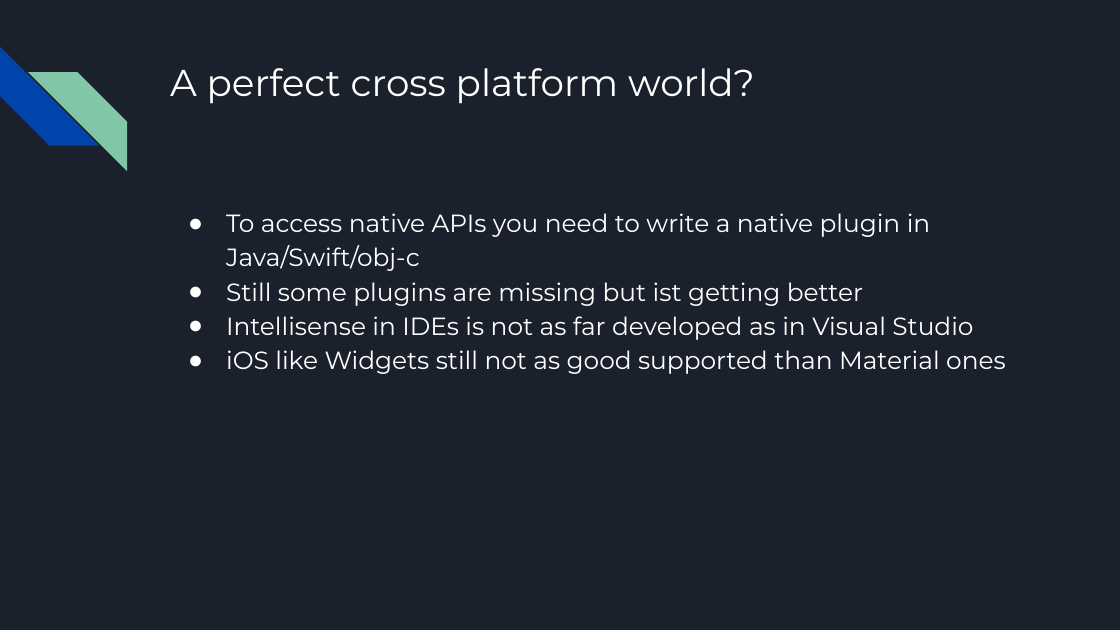
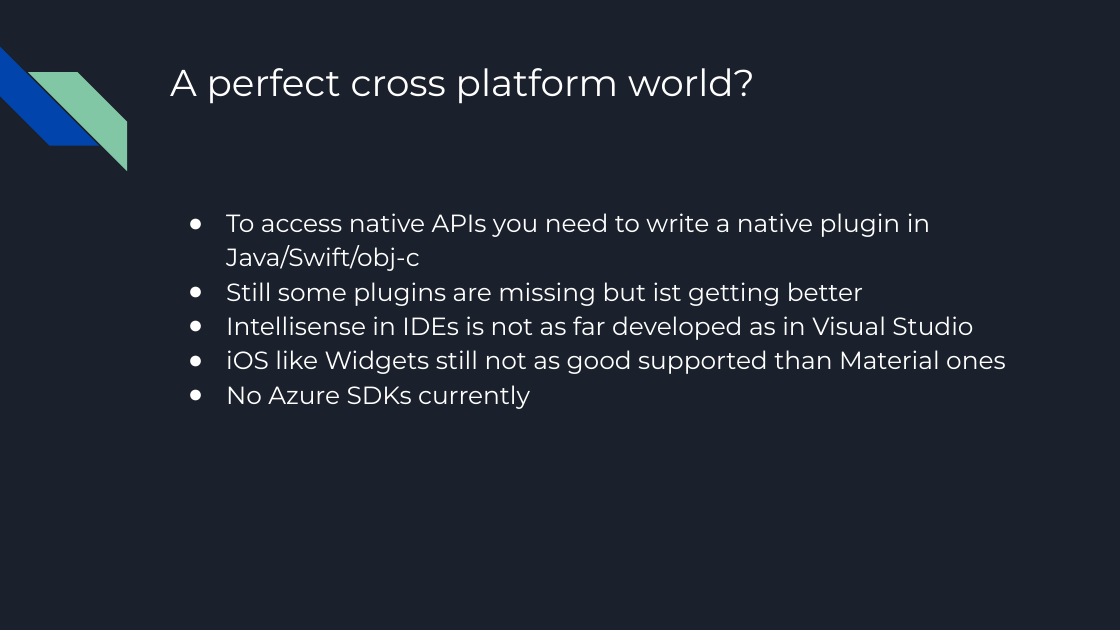
Before and after one commit to escamoteur/Cologne-Flutter-Meetup, a slide deck: slide 24 of Cologne-Meetup.pptx. Drawn at 1120x630 pixels with LibreOffice and Linux fonts; fonts in the diff are those of the drawing. Boxes give left, top, right and bottom in pixels: in the first picture for what was removed or moved away, otherwise in the second. Text is boxed around its words. In the diff, an @@ line names an element or a change of style, - is before the commit and + after.

```diff
--- a/Cologne-Meetup.pptx
+++ b/Cologne-Meetup.pptx
@@ text at (x1=226, y1=385, x2=530, y2=409): paragraph added @@
+● No Azure SDKs currently
```
Also in this commit, not shown: 2 other slides changed, 1 other file.
